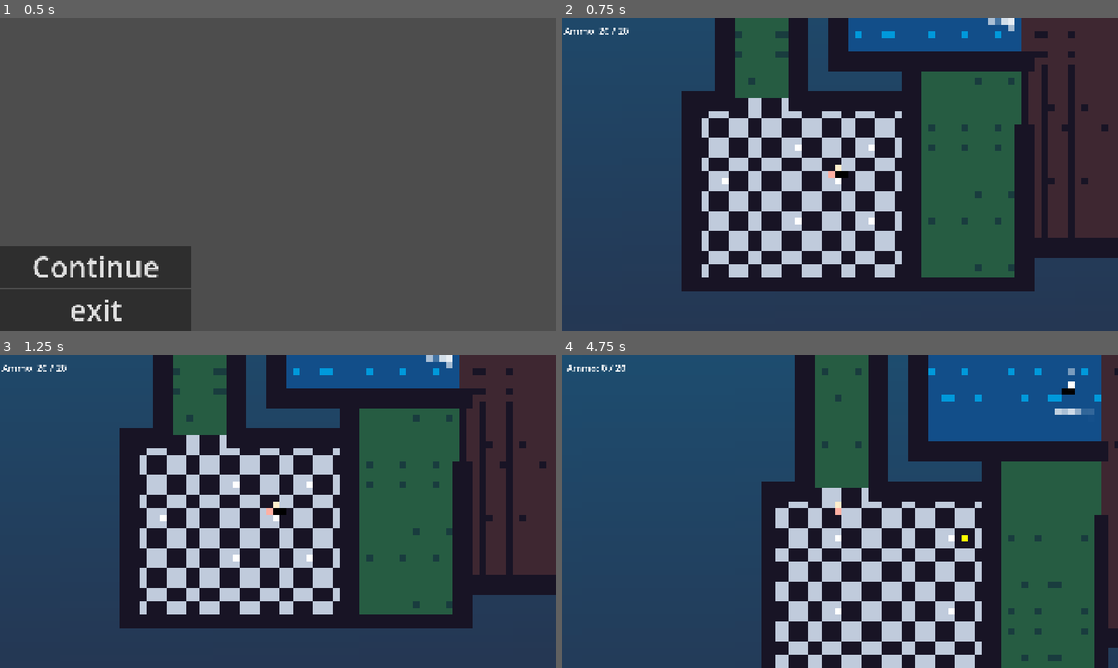
Above: before the commit, frames 1-4 (two rows, left to right).
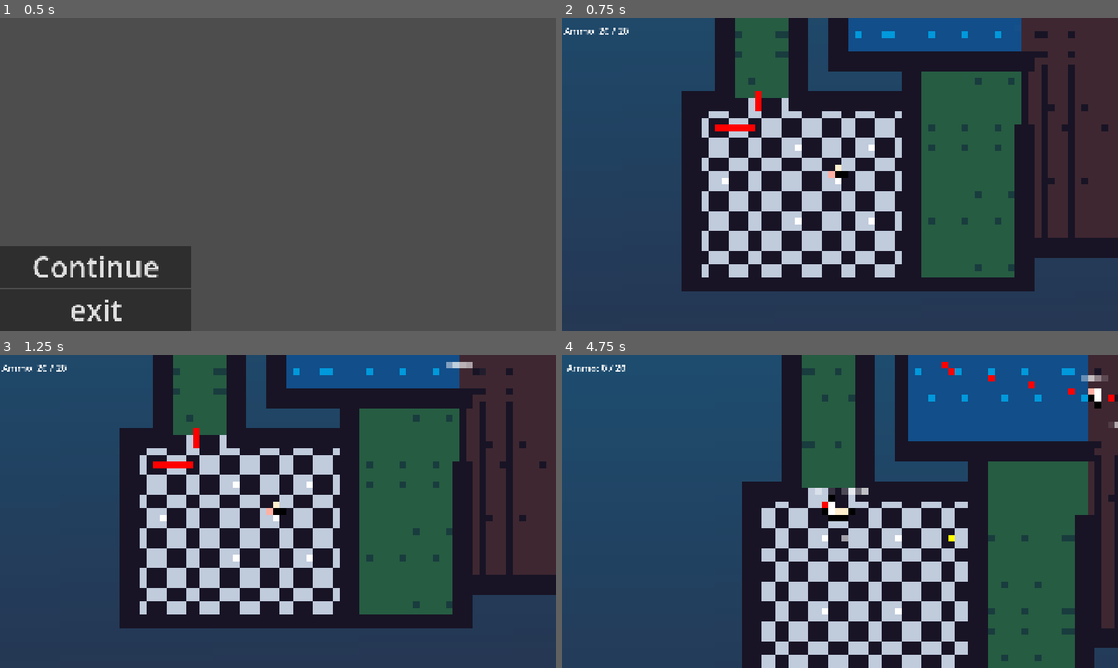
Above: after the commit, the same moments.

Repository: seth-com2tech/aidengame
Game: Godot game, scene res://scenes/menu.tscn
Two runs of this game, one before a commit and one after it. Both use one fixed random seed, a clock stepped at 60 frames per second and the inputs below.
Inputs (mouse positions are in pixels of both pictures, inside the frame that each line leads up to):
- Up to frame 1 (0.5 s): no input
- Up to frame 2 (0.75 s): click "Continue" at 0.5 s
- Up to frame 3 (1.25 s): no input
- Up to frame 4 (4.75 s): tap Enter at 1.25, 3.5 s; move the mouse to (962, 495) at 1.27 s; press the mouse at (962, 495) at 1.28 s; hold D (right) 1.28-2.03 s; move the mouse to (728, 527) at 2.02 s; release the mouse at (728, 527) at 2.03 s; hold S (down) 2.03-2.78 s; click (728, 527) at 2.1 s; tap Space at 2.75 s; move the mouse to (895, 442) at 2.77 s; press the mouse at (895, 442) at 2.78 s; hold D (right) 2.78-3.53 s; move the mouse to (812, 574) at 3.52 s; release the mouse at (812, 574) at 3.53 s; hold W (up) 3.53-4.28 s; click (812, 574) at 3.6 s; move the mouse to (1006, 558) at 4.27 s; press the mouse at (1006, 558) at 4.28 s; hold A (left) from 4.28 s (still down)

Frame 1 is identical in both runs. In frame 2, 0.4% of the frame differs, in the area x 27-82%, y 0-37%; in frame 3, 0.4%; in frame 4, 32%, in the area x 32-100%, y 0-100%.

Commit message:
fixed pathfinding!!!

Diff:
--- a/scenes/enemy.tscn
+++ b/scenes/enemy.tscn
@@ -104,6 +104,7 @@
 shape = SubResource("CircleShape2D_g4v7s")
 
 [node name="NavigationAgent2D" type="NavigationAgent2D" parent="." unique_id=813679745]
+path_desired_distance = 8.0
 debug_enabled = true
 
 [node name="CheckTimer" type="Timer" parent="." unique_id=1746698515]
--- a/scenes/player.tscn
+++ b/scenes/player.tscn
@@ -7,7 +7,7 @@
 [ext_resource type="Texture2D" uid="uid://ddfykugbxeali" path="res://textures/topdownpack-Sheet2.png" id="4_fjrip"]
 [ext_resource type="PackedScene" uid="uid://hi7dswjmjldp" path="res://scenes/gun_manager.tscn" id="4_tuyoq"]
 [ext_resource type="AudioStream" uid="uid://ccb28cg4fvmn1" path="res://sounds/Single Shot Reload Full MP3.mp3" id="5_qlg0r"]
-[ext_resource type="Script" uid="uid://cabefklcjgdxp" path="res://scenes/shotgun.gd" id="6_smehm"]
+[ext_resource type="Script" uid="uid://cabefklcjgdxp" path="res://scripts/shotgun.gd" id="6_smehm"]
 
 [sub_resource type="CircleShape2D" id="CircleShape2D_ix85q"]
 radius = 20.0
--- a/scripts/enemy.gd
+++ b/scripts/enemy.gd
@@ -5,9 +5,18 @@
 
 const CHASESPEED: float = 200.0
 const ROAMSPEED: float = 100.0
+# ADDED: roaming tuning values, change these to taste
+const ROAM_RADIUS: float = 400.0    # ADDED: furthest an enemy will wander from its spawn point
+const ROAM_MIN_DIST: float = 100.0  # ADDED: stops it picking a spot right on top of where it already is
+const ROAM_WAIT_MIN: float = 1.0    # ADDED: shortest idle pause (seconds) at each roam point
+const ROAM_WAIT_MAX: float = 3.0    # ADDED: longest idle pause (seconds) at each roam point
 var speed : float
 var direction := Vector2.ZERO
 var startpos : Vector2
+var lastpos : Vector2              # ADDED: where we were at the last stuck check (the member variable that was missing before)
+var navready : bool = false        # ADDED: false until the navigation map has synced, so we don't path too early
+var waiting : bool = false          # ADDED: true while standing idle at a roam point
+var roamwait : float = 0.0         # ADDED: seconds left to idle before picking the next roam point
 
 var debugPos = Label.new()
 var debugState = Label.new()
@@ -24,8 +33,14 @@
 
 
 func _ready() -> void:
-	await get_tree().process_frame
+	$CheckTimer.wait_time = 0.2
+	$StuckTimer.wait_time = 1.0
+
+	await get_tree().physics_frame
+	await get_tree().physics_frame
 	startpos = global_position
+	lastpos = global_position
+	navready = true
 	state_update("roaming")
 
 	debugPos.position = Vector2(-40,-40)
@@ -35,7 +50,7 @@
 
 	if player:
 		nav_agent.target_position = player.global_position
-
+	$StuckTimer.start()
 
 func state_update(newstate):
 	state = newstate
@@ -52,20 +67,35 @@
 		$CollisionShape2D.queue_free()
 
 	if state == "chasing":
-		nav_agent.path_postprocessing = NavigationPathQueryParameters2D.PATH_POSTPROCESSING_CORRIDORFUNNEL
 		speed = CHASESPEED
+		waiting = false
 		nav_agent.target_position = player.global_position
 
 	if state == "roaming":
-		nav_agent.path_postprocessing = NavigationPathQueryParameters2D.PATH_POSTPROCESSING_EDGECENTERED
 		speed = ROAMSPEED
-		nav_agent.target_position = startpos
+		waiting = false
+		pick_roam_target()
+
+func pick_roam_target() -> void:
+	var map: RID = nav_agent.get_navigation_map()
+	for i in 8:
+		var offset: Vector2 = Vector2.from_angle(randf() * TAU) * randf_range(ROAM_MIN_DIST, ROAM_RADIUS)
+		var point: Vector2 = NavigationServer2D.map_get_closest_point(map, startpos + offset)
+		var path: PackedVector2Array = NavigationServer2D.map_get_path(map, global_position, point, true)
+		if path.size() > 1 and path[path.size() - 1].distance_to(point) < 10.0:
+			nav_agent.target_position = point
+			debugPos.text = str(nav_agent.target_position)
+			return
+	nav_agent.target_position = global_position
 
 #process of updating movement and pathfinding
 func _physics_process(delta):
 	if state == "dead":
 		return
+	if not navready:
+		return
 	if !nav_agent.is_navigation_finished():
+		waiting = false
 		var next_path = nav_agent.get_next_path_position()
 		var direction = global_position.direction_to(next_path)
 		velocity =  direction * speed
@@ -77,9 +107,17 @@
 		velocity = velocity.move_toward(Vector2.ZERO, speed)
 		enemy.play("idle")
 
-		if not player:
+		if state == "chasing" and not player:
 			state_update("roaming")
-
+		elif state == "roaming":
+			if not waiting:
+				waiting = true
+				roamwait = randf_range(ROAM_WAIT_MIN, ROAM_WAIT_MAX)
+			else:
+				roamwait -= delta
+				if roamwait <= 0.0:
+					waiting = false
+					pick_roam_target()
 	move_and_slide()
 
 
@@ -105,18 +143,27 @@
 
 
 func _on_timer_timeout() -> void:
-	if state != "dead":
+	if state != "dead" and navready:
 		if player:
 			check.look_at(player.global_position)
-			if (check.is_colliding() && check.get_collider()==player) && nav_agent.target_position != player.global_position:
-				state_update("chasing")
+			check.force_raycast_update()
+			if check.is_colliding() && check.get_collider()==player:
+				if state != "chasing":
+					state_update("chasing")
+				else:
+					nav_agent.target_position = player.global_position
+					debugPos.text = str(nav_agent.target_position)
 
 			$CheckTimer.start()
-			$StuckTimer.start()
 
 
 func _on_stuck_timer_timeout() -> void:
-	var lastpos= position
-	if state != "dead":
-		if position == lastpos:
-			state_update("roaming")
+	if state == "dead" or not navready:
+		return
+	var moved: float = global_position.distance_to(lastpos)
+	lastpos = global_position
+	if moved < 5.0 and not nav_agent.is_navigation_finished():
+		if state == "roaming":
+			pick_roam_target()
+		elif state == "chasing" and player:
+			nav_agent.target_position = player.global_position
--- a/scripts/main.gd
+++ b/scripts/main.gd
@@ -2,14 +2,16 @@
 
 @onready var player = $Player
 
-# Called when the node enters the scene tree for the first time.
 func _ready() -> void:
 	player.died.connect(_on_player_died)
-	#player.camera_remote_transform.remote_path = camera.get_path()
+	$NavigationRegion/FLOOR.navigation_enabled = false
+
+	await get_tree().physics_frame
+	await get_tree().physics_frame
+	var map: RID = get_world_2d().get_navigation_map()
+	print("nav regions in map: ", NavigationServer2D.map_get_regions(map).size())
 
 
-
- #Called every frame. 'delta' is the elapsed time since the previous frame.
 func _on_player_died():
 	print("you died")
 	get_tree().create_timer(3).timeout.connect(get_tree().reload_current_scene)
Not shown: 1 places in scenes/Main.tscn that only renumber resources
Not shown, changed: scripts/main.gd.uid
Renamed: scenes/shotgun.gd -> scripts/shotgun.gd
Renamed: scenes/shotgun.gd.uid -> scripts/shotgun.gd.uid
